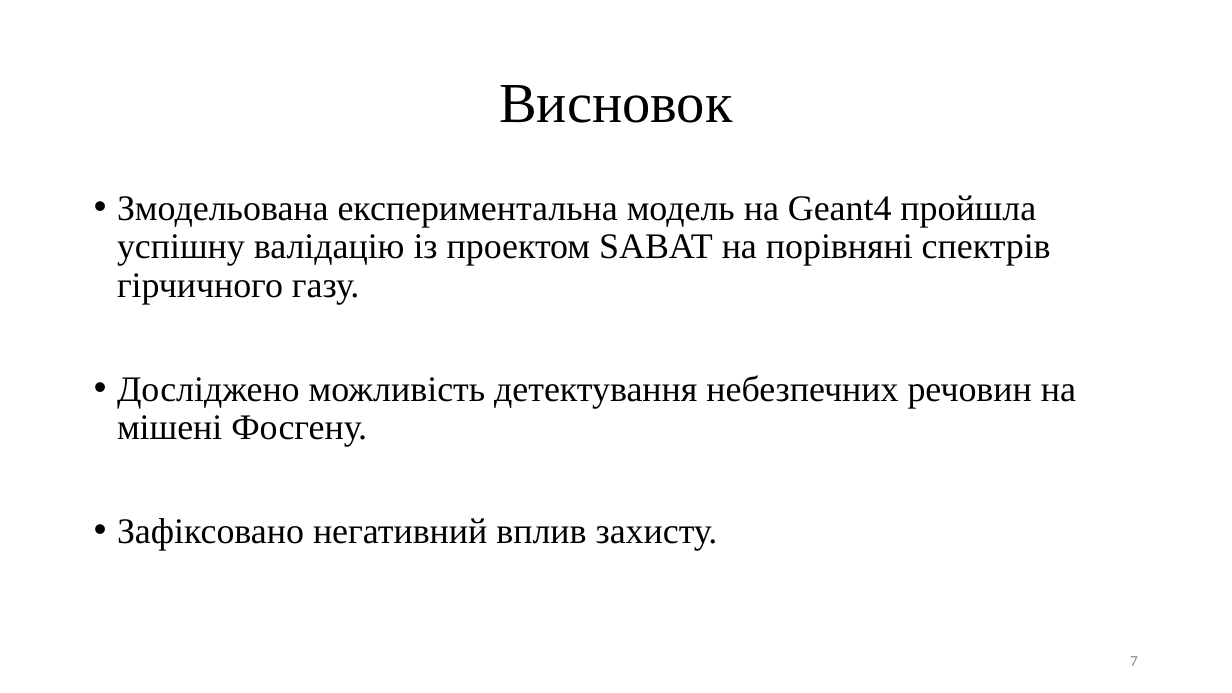
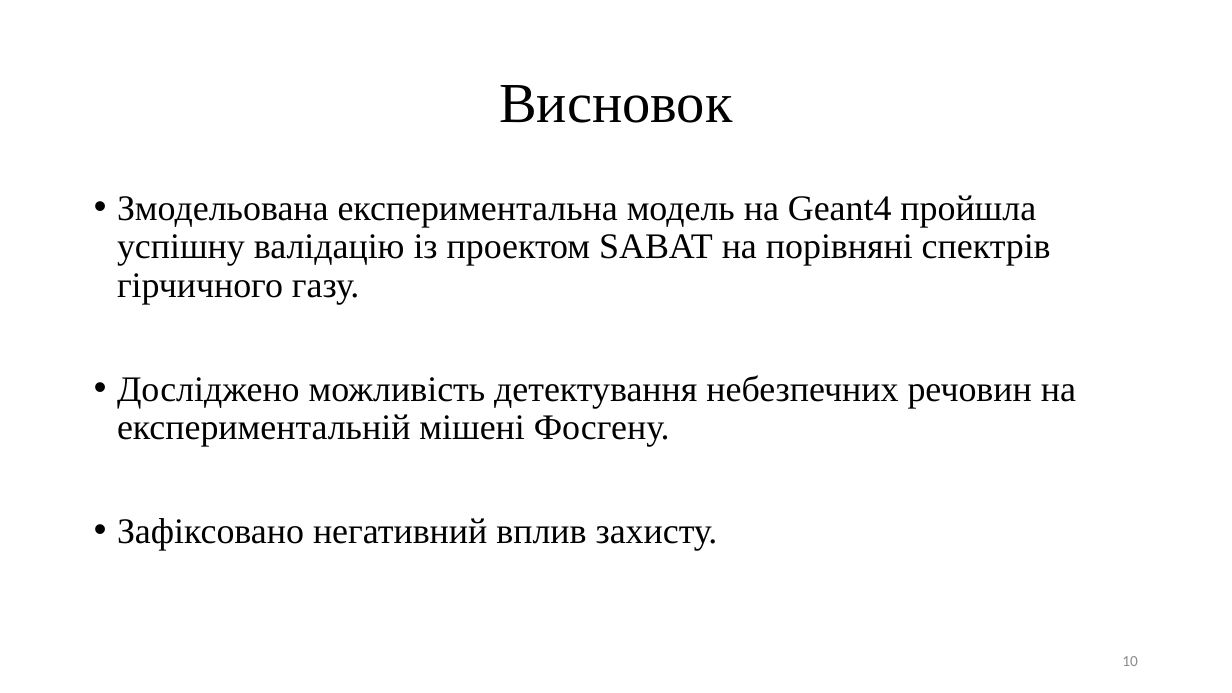
Before and after one commit to npd2020/diploms, a slide deck: slide 10 of a.mulyar/GW/Звіт/Муляр Андрій.pptx (slide 7 before the commit). Drawn at 1232x693 pixels with LibreOffice and Linux fonts; fonts in the diff are those of the drawing. Boxes give left, top, right and bottom in pixels: in the first picture for what was removed or moved away, otherwise in the second. Text is boxed around its words. In the diff, an @@ line names an element or a change of style, - is before the commit and + after.

```diff
--- a/a.mulyar/GW/Звіт/Муляр Андрій.pptx
+++ b/a.mulyar/GW/Звіт/Муляр Андрій.pptx
@@ text at <box>117,375,1076,447</box>: text changed @@
-• Досліджено можливість детектування небезпечних речовин на мішені Фосгену.
+• Досліджено можливість детектування небезпечних речовин на експериментальній мішені Фосгену.
@@ page number at <box>1122,656,1138,666</box>: text changed @@
-7
+10
```
Also in this commit, not shown: 1 other slide changed, 3 slides added.
